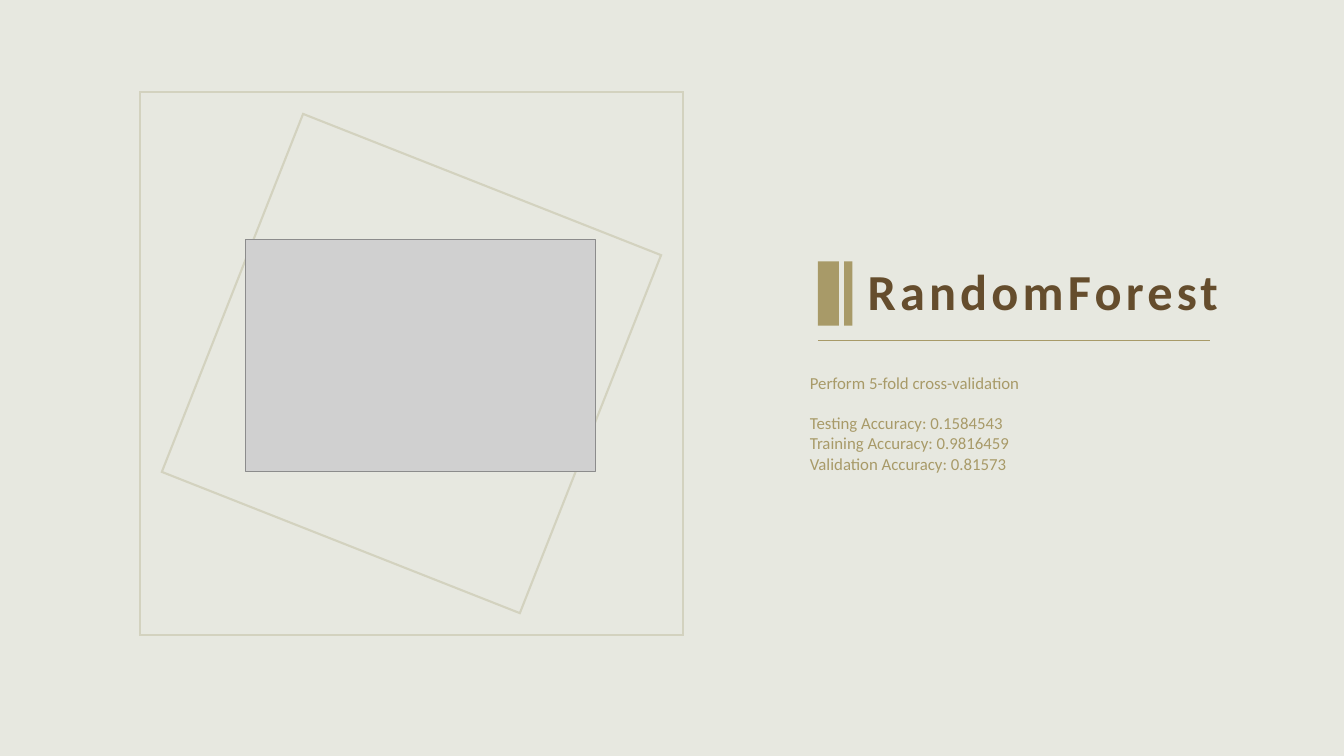
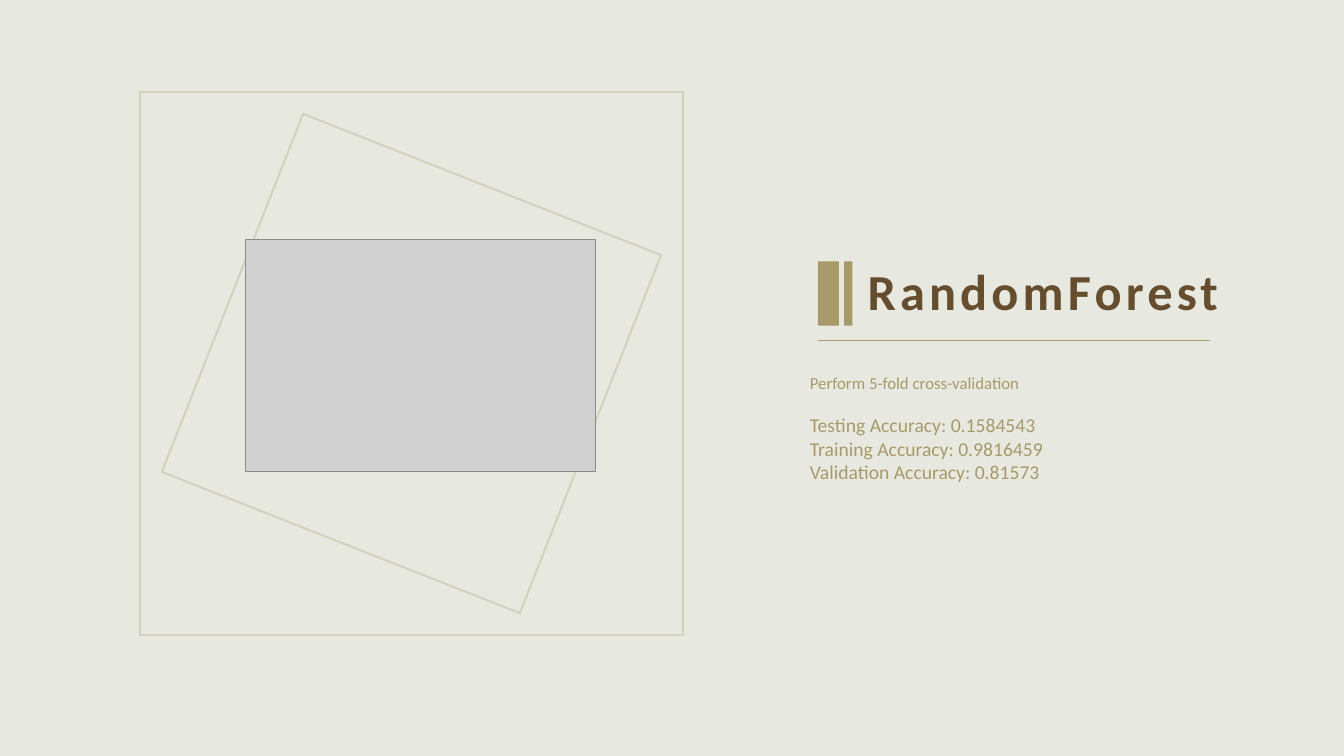
Before and after one commit to 1071-DataScience/finalproject-RyuChu, a slide deck: slide 7 of docs/1071_datascience_FP_<107753042|Taipei_House_Rental_2018>.pptx. Drawn at 1344x756 pixels with LibreOffice and Linux fonts; fonts in the diff are those of the drawing; grey boxes stand for pictures. Boxes give left, top, right and bottom in pixels: in the first picture for what was removed or moved away, otherwise in the second. Text is boxed around its words. In the diff, an @@ line names an element or a change of style, - is before the commit and + after.

```diff
--- a/docs/1071_datascience_FP_<107753042|Taipei_House_Rental_2018>.pptx
+++ b/docs/1071_datascience_FP_<107753042|Taipei_House_Rental_2018>.pptx
@@ text at <box>810,418,1042,482</box>: size 12 to 14 pt in "Testing Accuracy: 0.1584543", "Training Accuracy: 0.9816459", "Validation Accuracy: 0.81573" @@
```
Also in this commit, not shown: 2 other slides changed, 1 slide added.
